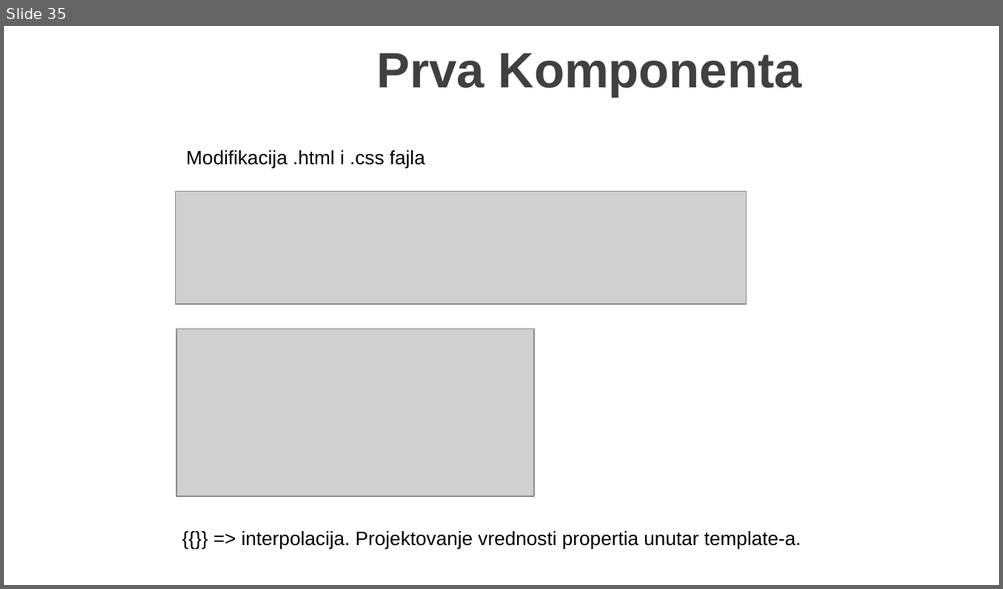
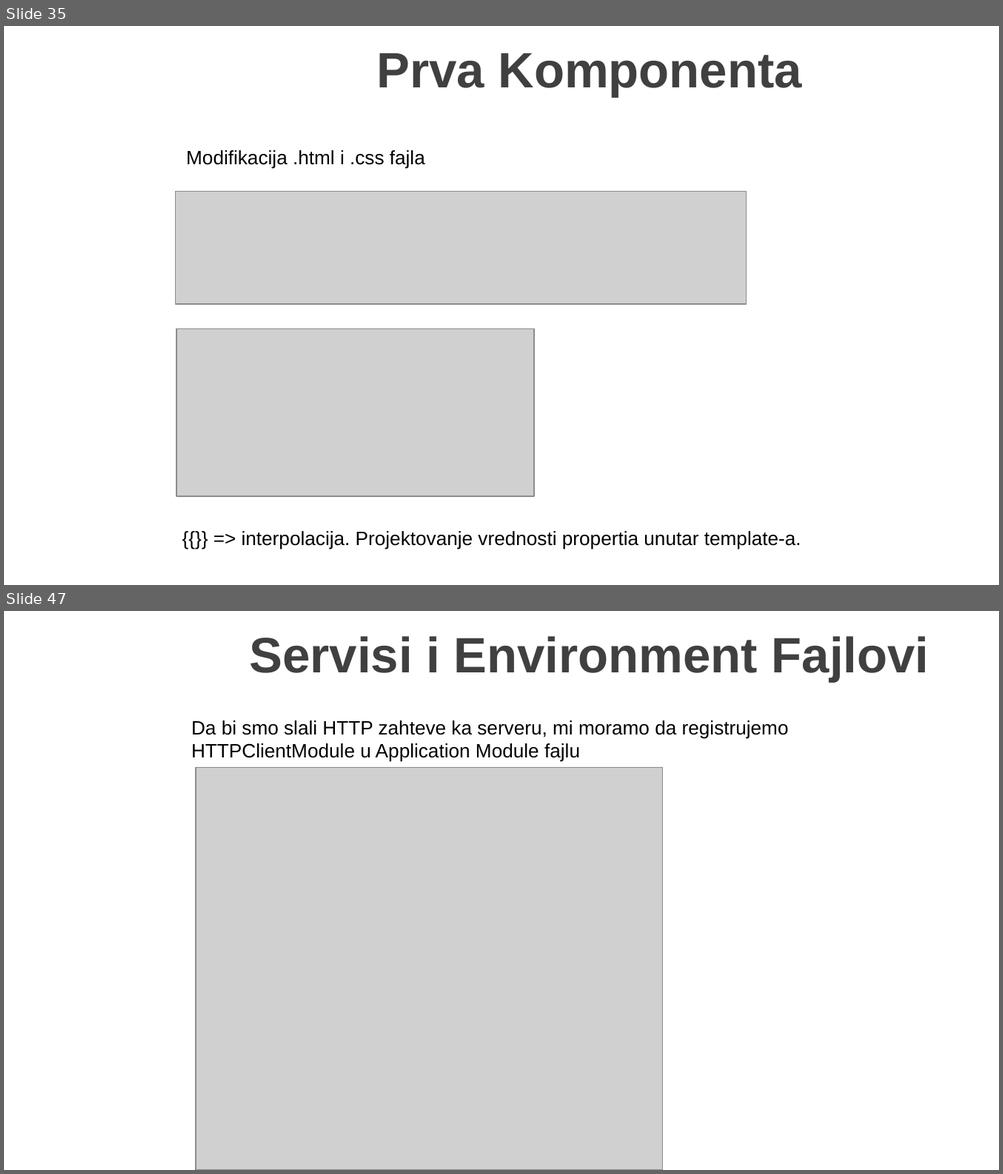
Before and after one commit to MarinkoSpasojevic/predavanje-netcore-angular, a slide deck: .NET Core i Angular Web Dev.pptx. Shown one above the other, each under a label of ours: slide 35 before the commit, slides 35 and 47 after it; the slides between them are not shown. The pictures are 1003x589 and 1003x1174 pixels, drawn with LibreOffice and Linux fonts; fonts in the diff are those of the drawing; grey boxes stand for pictures; background and template pictures are left out. Boxes give left, top, right and bottom in pixels: in the first picture for what was removed or moved away, otherwise in the second. Text is boxed around its words. In the diff, an @@ line names an element or a change of style, - is before the commit and + after.

Commit message:
Services and env files and http

```diff
--- a/.NET Core i Angular Web Dev.pptx
+++ b/.NET Core i Angular Web Dev.pptx
@@ slide 47 added at bbox=[4, 611, 999, 1170], background picture (left out) @@
@@ title added at bbox=[250, 636, 929, 682], 36 pt, text #404040, bold @@
+Servisi i Environment Fajlovi
@@ text added at bbox=[191, 721, 788, 762], 14 pt, text #000000 @@
+Da bi smo slali HTTP zahteve ka serveru, mi moramo da registrujemo HTTPClientModule u Application Module fajlu
@@ picture added at bbox=[196, 767, 663, 1170] @@
```
Also in this commit, not shown: 1 slide changed, 14 other slides added, 14 other files.
